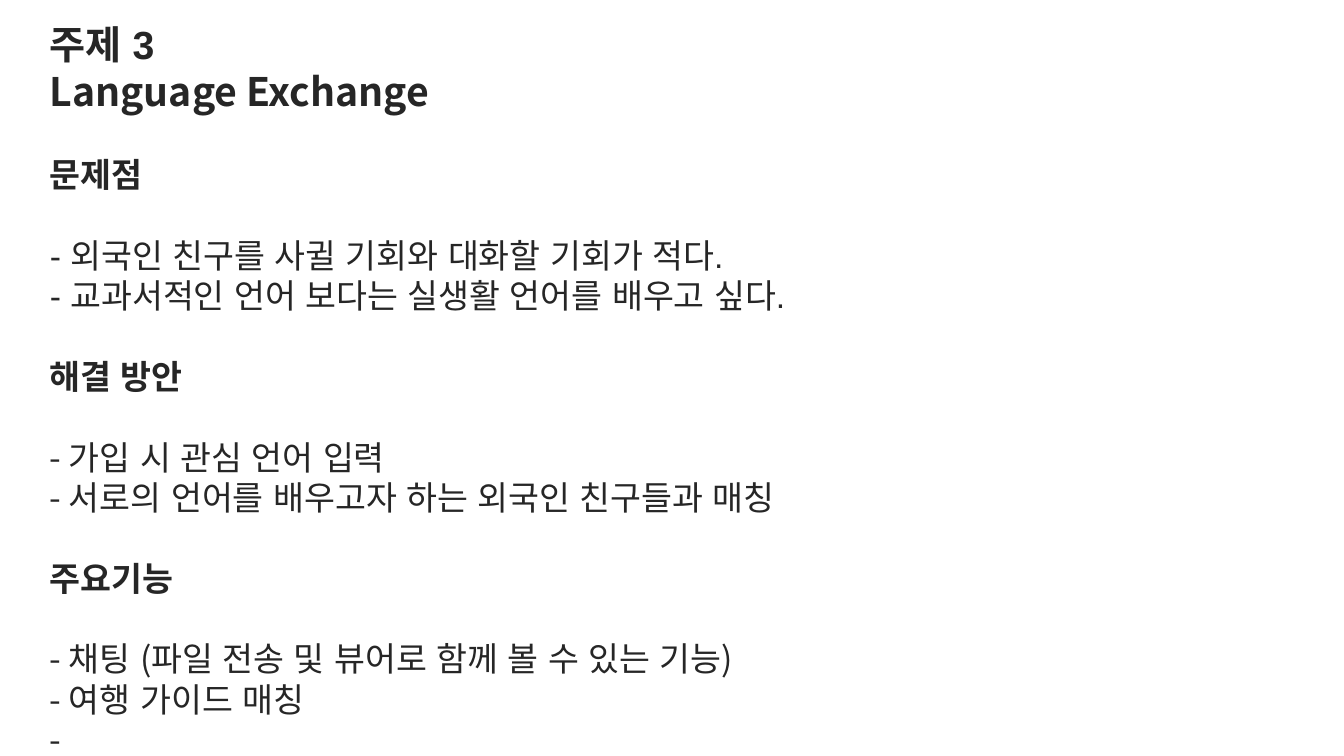
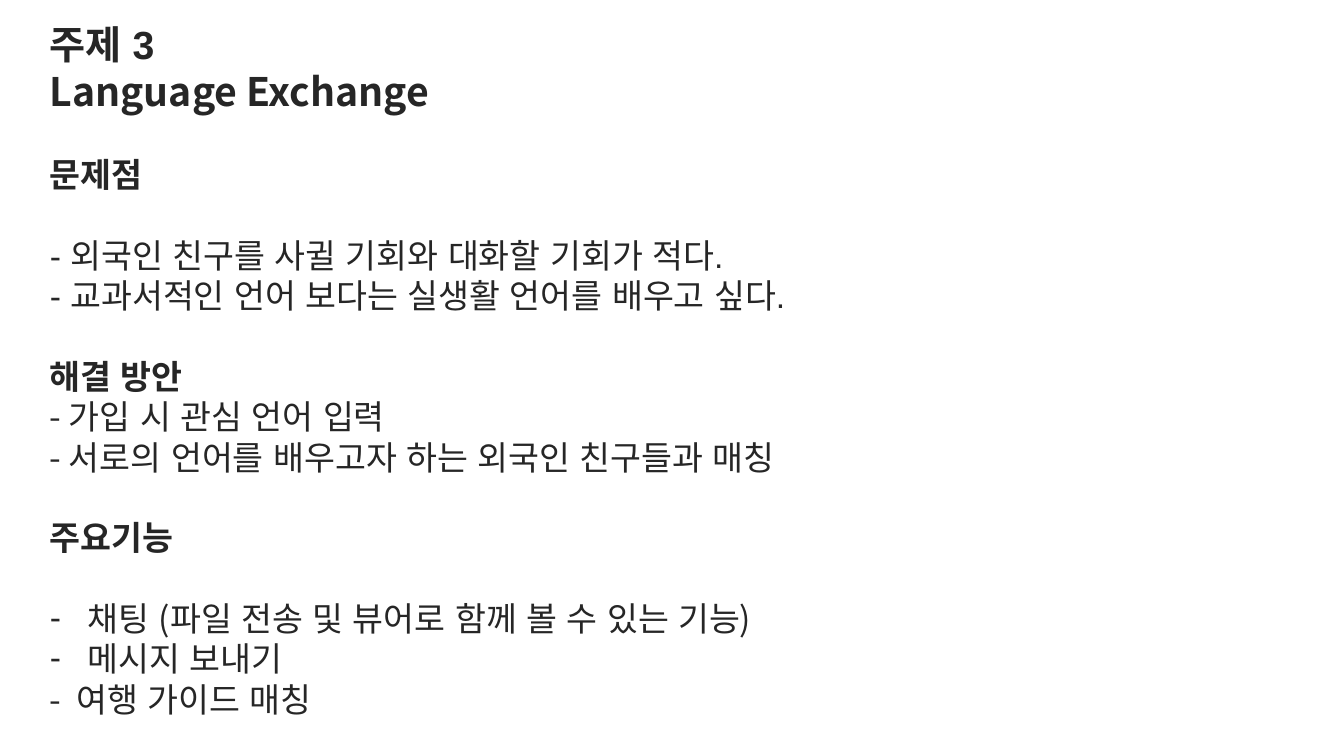
Before and after one commit to Imvely/java87, a slide deck: slide 5 of 기획안_1107_2.pptx. Drawn at 1344x756 pixels with LibreOffice and Linux fonts; fonts in the diff are those of the drawing. Boxes give left, top, right and bottom in pixels: in the first picture for what was removed or moved away, otherwise in the second. Text is boxed around its words. In the diff, an @@ line names an element or a change of style, - is before the commit and + after.

```diff
--- a/기획안_1107_2.pptx
+++ b/기획안_1107_2.pptx
@@ text at (50, 26, 785, 715): paragraph removed @@
--
@@ text at (88, 603, 751, 674): text changed @@
-- 채팅 (파일 전송 및 뷰어로 함께 볼 수 있는 기능)
+– 채팅 (파일 전송 및 뷰어로 함께 볼 수 있는 기능)
+– 메시지 보내기
```
